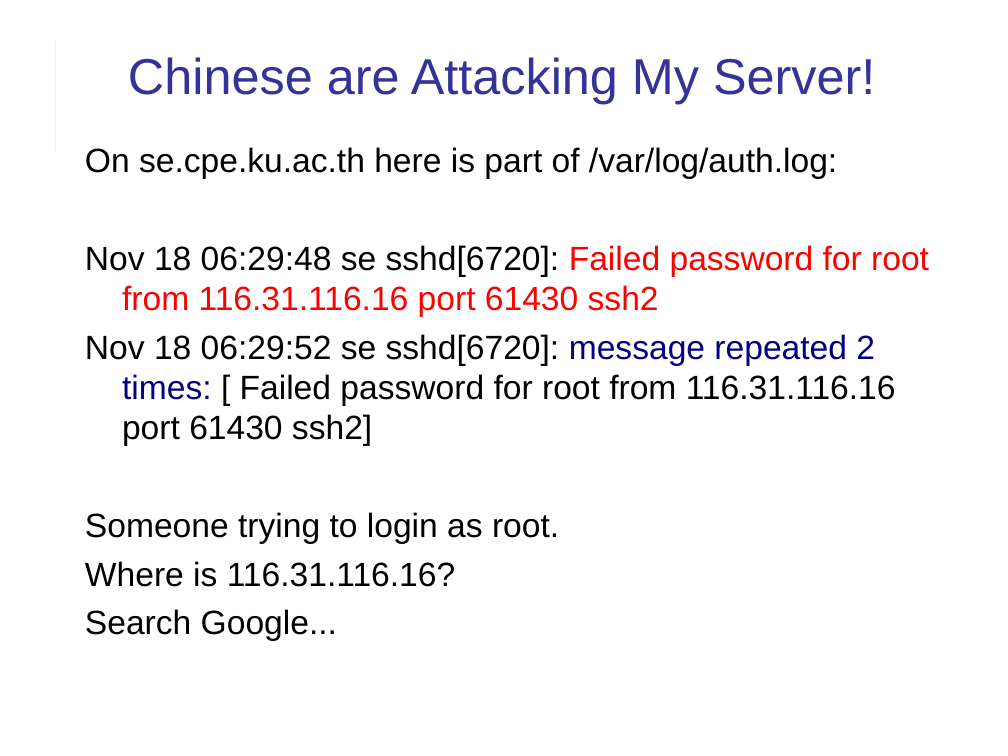
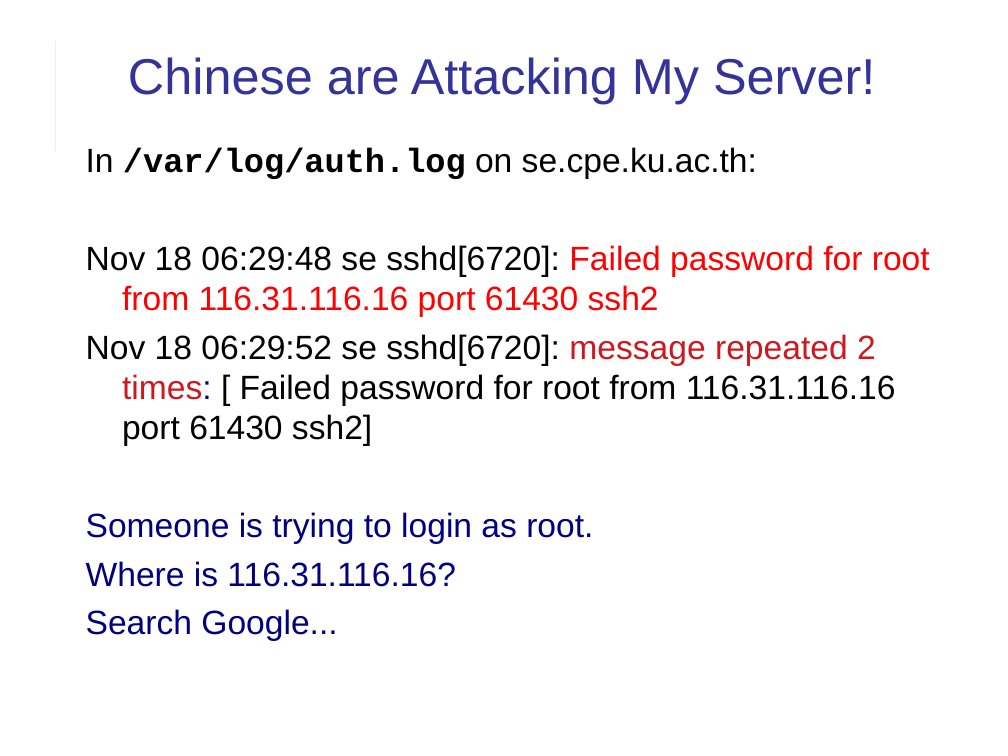
Before and after one commit to cpske/ISP, a slide deck: slide 9 of logging/Logging.ppt. Drawn at 1008x756 pixels with LibreOffice and Linux fonts; fonts in the diff are those of the drawing. Boxes give left, top, right and bottom in pixels: in the first picture for what was removed or moved away, otherwise in the second. Text is boxed around its words. In the diff, an @@ line names an element or a change of style, - is before the commit and + after.

```diff
--- a/logging/Logging.ppt
+++ b/logging/Logging.ppt
@@ text at bbox=[86, 147, 757, 179]: text changed @@
-On se.cpe.ku.ac.th here is part of /var/log/auth.log:
+In /var/log/auth.log on se.cpe.ku.ac.th:
@@ text at bbox=[86, 245, 930, 641]: text colour #000080 to #CE181E in "message repeated 2 times:"; text colour #000000 to #000080 in "Where is 116.31.116.16?", "Search Google..."; indent changed @@
@@ text at bbox=[86, 512, 593, 544]: text changed; text colour #000000 to #000080 @@
-Someone trying to login as root.
+Someone is trying to login as root.
```
Also in this commit, not shown: 19 other slides changed, 10 slides added, 1 slide removed, 2 other files.
